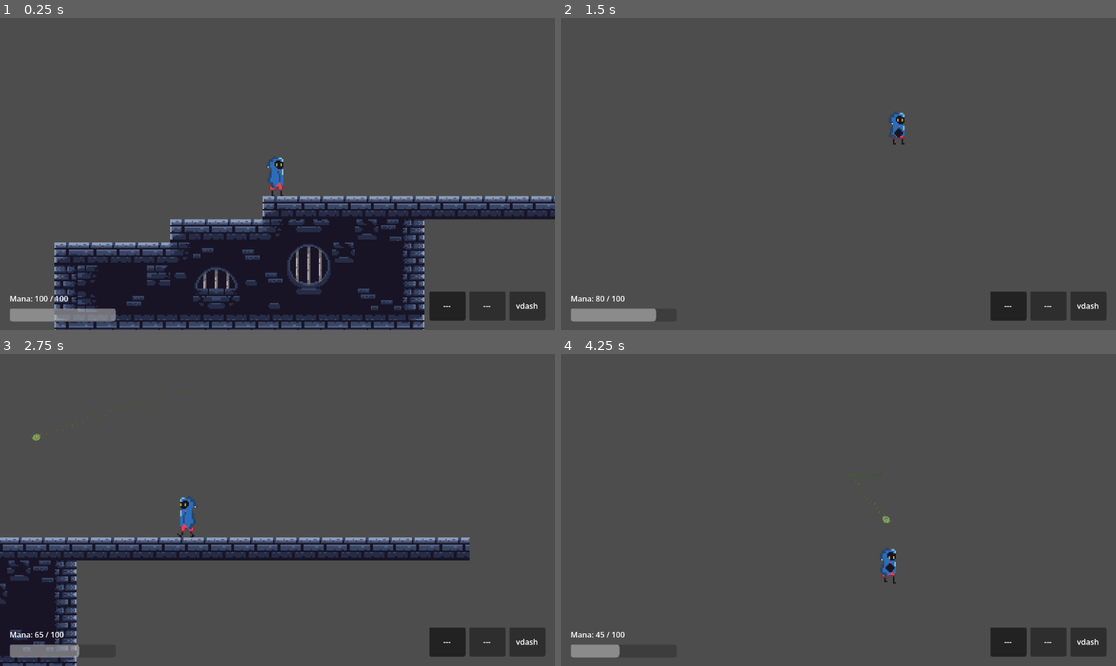
Above: before the commit, frames 1-4 (two rows, left to right).
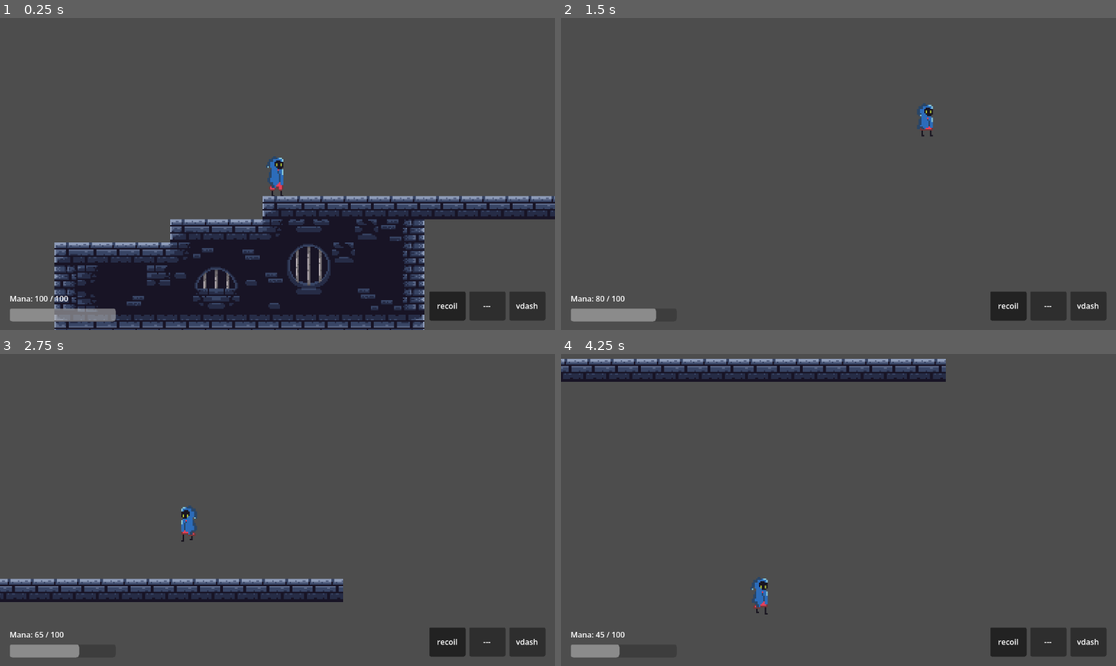
Above: after the commit, the same moments.

Repository: TathyaBarot2808/Godot_Game
Game: Godot game, scene res://scenes/game_sc.tscn
The game is run twice, just before and just after one commit, with the same random seed, the same clock (stepped at 60 frames per second) and the same inputs.
Inputs (mouse positions are in pixels of both pictures, inside the frame that each line leads up to):
- Up to frame 1 (0.25 s): no input
- Up to frame 2 (1.5 s): move the mouse to (960, 158) at 0.52 s; hold D (move_right) from 0.53 s (still down); tap Shift (dash) at 0.6 s; tap Space (jump) at 0.77 s; click (960, 158) at 0.8 s; move the mouse to (727, 189) at 1.27 s; click (727, 189) at 1.35 s
- Up to frame 3 (2.75 s): tap Space (jump) at 1.52 s; tap Alt (vdash) at 1.55, 2.1 s; move the mouse to (333, 441) at 2.02 s; release D (move_right) at 2.03 s; hold A (move_left) from 2.03 s (still down); tap Shift (dash) at 2.3 s
- Up to frame 4 (4.25 s): move the mouse to (810, 572) at 2.77 s; release A (move_left) at 2.78 s; hold D (move_right) from 2.78 s (still down); tap Shift (dash) at 2.85 s; tap Space (jump) at 3.02, 3.77 s; click (810, 572) at 3.05 s; move the mouse to (1005, 556) at 3.52 s; click (1005, 556) at 3.6 s; tap Alt (vdash) at 3.8 s

The runs differ from the first frame. In frame 1, less than 0.1% of the frame differs, in the area x 78-83%, y 91-94%; in frame 2, 0.5%; in frame 3, 12%, in the area x 0-85%, y 10-100%; in frame 4, 4.7%.

Commit message:
fix: restore recoil ability lost in merge, coexist with shoot system
- Restore recoil_component.gd from pre-merge history
- Add recoil node back to player_sc.tscn under AbilitiesManager
- Add recoil to AbilitiesManager unlock dict
- Loadout: slot 0=recoil (LMB), slot 1=empty, slot 2=vdash (Shift)
- _handle_loadout_ability: recoil on LMB, vdash on Shift per active slot
- Innate shoot (projectile) blocked when recoil is active loadout slot
- Innate dash blocked when vdash is active loadout slot
- Gravity/movement suppressed during recoil and vdash
- Add recoil recovery factor back to _apply_gravity

Diff:
--- a/scenes/player_sc.tscn
+++ b/scenes/player_sc.tscn
@@ -2,12 +2,13 @@
 
 [ext_resource type="Script" uid="uid://cip461irxrac7" path="res://scripts/player_move.gd" id="1_g2els"]
 [ext_resource type="Texture2D" uid="uid://cfso8m4titi25" path="res://assets/Player_Sprite-sheet.png" id="2_g2els"]
-[ext_resource type="PackedScene" path="res://scenes/mana_sc.tscn" id="3_mana"]
+[ext_resource type="PackedScene" uid="uid://ng0hy5sgafi4" path="res://scenes/mana_sc.tscn" id="3_mana"]
 [ext_resource type="Texture2D" uid="uid://de6ne8nac6fgl" path="res://assets/Player_Shoot_Animation.png" id="5_orbwo"]
 [ext_resource type="Script" uid="uid://02ay3kn372ei" path="res://scripts/abilities_manager.gd" id="10_abilities"]
 [ext_resource type="Script" uid="uid://bh4m007p25rw2" path="res://scripts/loadout.gd" id="11_loadout"]
 [ext_resource type="Script" uid="uid://kq34llptxc8b" path="res://scripts/dash_component.gd" id="12_dash"]
 [ext_resource type="Script" uid="uid://s45plqefiv7" path="res://scripts/shoot_component.gd" id="13_shoot"]
+[ext_resource type="Script" uid="uid://cjkt10dyt51sx" path="res://scripts/recoil_component.gd" id="15_recoil"]
 [ext_resource type="Script" uid="uid://duui701iq33jb" path="res://scripts/vdash_component.gd" id="14_vdash"]
 
 [sub_resource type="RectangleShape2D" id="RectangleShape2D_g2els"]
@@ -344,6 +345,9 @@
 
 [node name="shoot" type="Node" parent="AbilitiesManager" unique_id=999004]
 script = ExtResource("13_shoot")
+
+[node name="recoil" type="Node" parent="AbilitiesManager" unique_id=266335034]
+script = ExtResource("15_recoil")
 
 [node name="vdash" type="Node" parent="AbilitiesManager" unique_id=923373804]
 script = ExtResource("14_vdash")
--- a/scripts/abilities_manager.gd
+++ b/scripts/abilities_manager.gd
@@ -3,9 +3,10 @@
 
 # Unlock state — edit defaults here or call unlock() at runtime (e.g. from a pickup)
 var _unlocked: Dictionary = {
-	"shoot": true,   # player starts with shoot ability
-	"dash":  true,   # dash is currently unlocked by default
-	"vdash": true,   # vertical dash unlocked by default
+	"shoot": true,   # innate projectile shoot
+	"dash":  true,   # innate 8-directional dash
+	"recoil": true,  # loadout slot 0 — launch away from mouse
+	"vdash": true,   # loadout slot 2 — launch toward mouse
 }
 
 # Populated automatically in _ready from child AbilityBase nodes
--- a/scripts/loadout.gd
+++ b/scripts/loadout.gd
@@ -3,7 +3,7 @@
 
 
 var loadout: Dictionary = {
-	0: "",
+	0: "recoil",
 	1: "",
 	2: "vdash",
 }
@@ -18,7 +18,6 @@
 		return
 	active_slot=index
 	loadout_changed.emit()
-
 
 
 func get_active_ability() -> String:
--- a/scripts/player_move.gd
+++ b/scripts/player_move.gd
@@ -60,6 +60,7 @@
 @onready var shoot_effect: AnimatedSprite2D = $ShootEffectSprite # The visual black hole overlay
 @onready var _dash_comp: Node = $AbilitiesManager/dash       # Reference to the modular dash behavior
 @onready var _vdash: Node = $AbilitiesManager/vdash          # Reference to the vertical dash ability
+@onready var _recoil: Node = $AbilitiesManager/recoil        # Reference to the recoil ability
 
 var is_shooting_action_active: bool = false                  # True if the user pressed shoot and we are waiting for frame 4
 var stored_shoot_direction: Vector2 = Vector2.ZERO           # Remembers exactly where the mouse was when the trigger was pulled
@@ -148,9 +149,12 @@
 	mana.spend(mana.dash_cost)
 
 # Shoot: Fires on LMB, always available regardless of loadout
+# Blocked when recoil is the active loadout ability (it handles LMB instead)
 func _handle_innate_shoot() -> void:
 	if not Input.is_action_just_pressed("shoot"):
 		return
+	if loadout.get_active_ability() == "recoil":
+		return  # recoil takes priority over innate shoot
 	if is_dashing or is_shooting_action_active:
 		return
 	if not mana.can_spend(mana.shoot_cost):
@@ -178,8 +182,27 @@
 # This handles equippable abilities from the loadout (not innate dash or shoot)
 func _handle_loadout_ability() -> void:
 	var ability := loadout.get_active_ability()
-	if ability == "vdash" and Input.is_action_just_pressed("dash"):
-		_execute_vdash()
+	match ability:
+		"recoil":
+			if Input.is_action_just_pressed("shoot"):
+				_execute_recoil()
+		"vdash":
+			if Input.is_action_just_pressed("dash"):
+				_execute_vdash()
+
+func _execute_recoil() -> void:
+	if is_dashing or abilities.is_active("vdash"):
+		return
+	if not mana.can_spend(mana.shoot_cost):
+		return
+	var mouse_pos := get_global_mouse_position()
+	var dir := (global_position - mouse_pos).normalized()
+	if dir == Vector2.ZERO:
+		dir = Vector2.UP
+	var result: Variant = abilities.execute("recoil", {"direction": dir})
+	if result != null:
+		mana.spend(mana.shoot_cost)
+		velocity = result
 
 func _execute_vdash() -> void:
 	if not mana.can_spend(mana.vdash_cost):
@@ -218,7 +241,7 @@
 		jump_buffer_timer -= delta
 
 func _apply_gravity(delta: float) -> void:
-	if is_on_floor() or is_dashing or abilities.is_active("vdash"):
+	if is_on_floor() or is_dashing or abilities.is_active("vdash") or abilities.is_active("recoil"):
 		return
 
 	var current_gravity := get_gravity() * BASE_GRAVITY_MULTIPLIER
@@ -232,6 +255,8 @@
 
 	if _vdash.is_recovering():
 		current_gravity *= _vdash.get_recovery_factor()
+	if _recoil.is_recovering():
+		current_gravity *= _recoil.get_recovery_factor()
 
 	velocity += current_gravity * delta
 	velocity.y = minf(velocity.y, MAX_FALL_SPEED)
@@ -246,7 +271,7 @@
 		coyote_timer = 0.0
 
 func _handle_movement(delta: float) -> void:
-	if is_dashing or abilities.is_active("vdash"):
+	if is_dashing or abilities.is_active("vdash") or abilities.is_active("recoil"):
 		return
 
 	var direction := Input.get_axis("move_left", "move_right")
--- /dev/null
+++ b/scripts/recoil_component.gd
@@ -0,0 +1,43 @@
+extends AbilityBase
+
+@export_group("Shotgun Recoil")
+@export var RECOIL_SPEED: float = 1500.0
+@export var RECOIL_DURATION: float = 0.2
+@export var RECOIL_GRAVITY_RECOVERY: float = 0.15
+
+var _recoil_timer: float = 0.0
+var _recovery_timer: float = 0.0
+
+func _physics_process(delta: float) -> void:
+	if _recoil_timer > 0:
+		_recoil_timer -= delta
+		if _recoil_timer <= 0:
+			_recovery_timer = RECOIL_GRAVITY_RECOVERY
+	if _recovery_timer > 0:
+		_recovery_timer -= delta
+
+# ── AbilityBase interface ─────────────────────────────────────────────────────
+
+func can_use() -> bool:
+	return not is_active()
+
+# args: { "direction": Vector2 }
+func trigger(args: Dictionary) -> Variant:
+	var direction: Vector2 = args.get("direction", Vector2.UP)
+	_recoil_timer = RECOIL_DURATION
+	_recovery_timer = 0.0
+	return direction * RECOIL_SPEED
+
+func is_active() -> bool:
+	return _recoil_timer > 0
+
+# ── Recoil-specific helpers (used by player_move.gd via typed ref) ────────────
+
+func is_recovering() -> bool:
+	return _recovery_timer > 0
+
+func get_recovery_factor() -> float:
+	# Returns 0.0 → 1.0 ramp as recovery completes (eases gravity back in)
+	if _recovery_timer <= 0:
+		return 1.0
+	return 1.0 - (_recovery_timer / RECOIL_GRAVITY_RECOVERY)
Not shown, added: scripts/recoil_component.gd.uid
